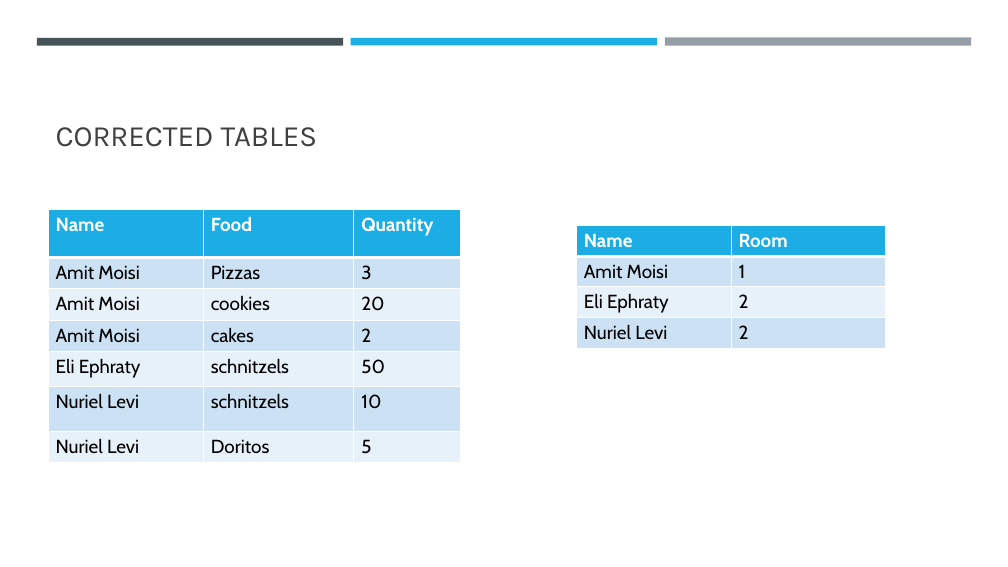
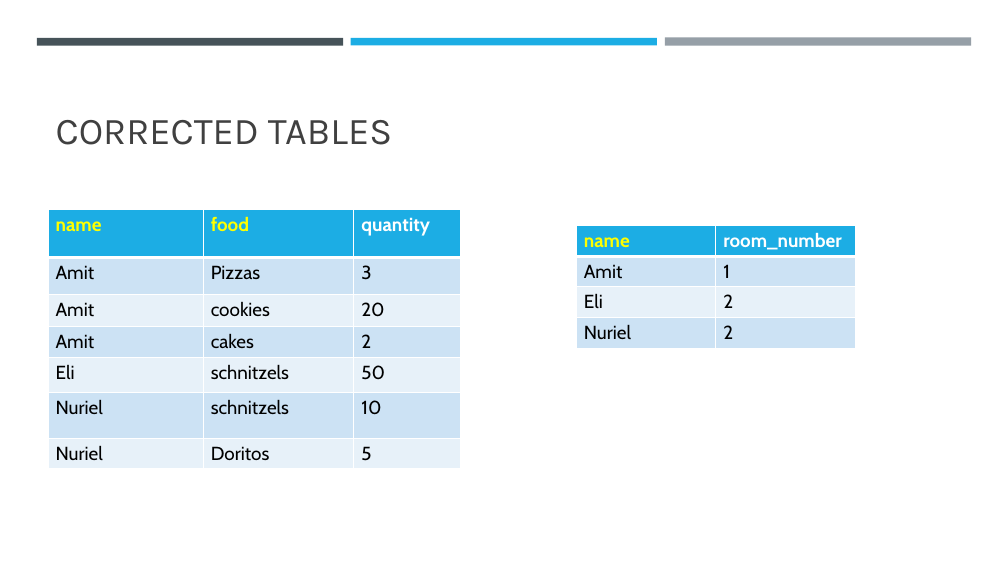
Before and after one commit to NONAME4322/ChatMate, a slide deck: slide 10 of Database normalization.pptx (slide 9 before the commit). Drawn at 1008x567 pixels with LibreOffice and Linux fonts; fonts in the diff are those of the drawing. Boxes give left, top, right and bottom in pixels: in the first picture for what was removed or moved away, otherwise in the second. Text is boxed around its words. In the diff, an @@ line names an element or a change of style, - is before the commit and + after.

```diff
--- a/Database normalization.pptx
+++ b/Database normalization.pptx
@@ title "CORRECTED TABLES" at (56,120,392,145): size 28 to 36 pt @@
@@ table at (48,209,461,469) @@
-row 1: Name | Food | Quantity
+row 1: name | food | quantity
-row 2, column 1: Amit Moisi
+row 2, column 1: Amit
-row 3, column 1: Amit Moisi
+row 3, column 1: Amit
-row 4, column 1: Amit Moisi
+row 4, column 1: Amit
-row 5, column 1: Eli Ephraty
+row 5, column 1: Eli
-row 6, column 1: Nuriel Levi
+row 6, column 1: Nuriel
-row 7, column 1: Nuriel Levi
+row 7, column 1: Nuriel
@@ table at (576,225,854,348) @@
-row 1, column 1: Name
+row 1, column 1: name
-row 1, column 2: Room
+row 1, column 2: room_number
-row 2, column 1: Amit Moisi
+row 2, column 1: Amit
-row 3, column 1: Eli Ephraty
+row 3, column 1: Eli
-row 4, column 1: Nuriel Levi
+row 4, column 1: Nuriel
@@ table: place and size @@
-table at (576,225,886,348)
+table at (576,225,854,348)
```
Also in this commit, not shown: 7 other slides changed, 4 slides added, 2 slides removed.
